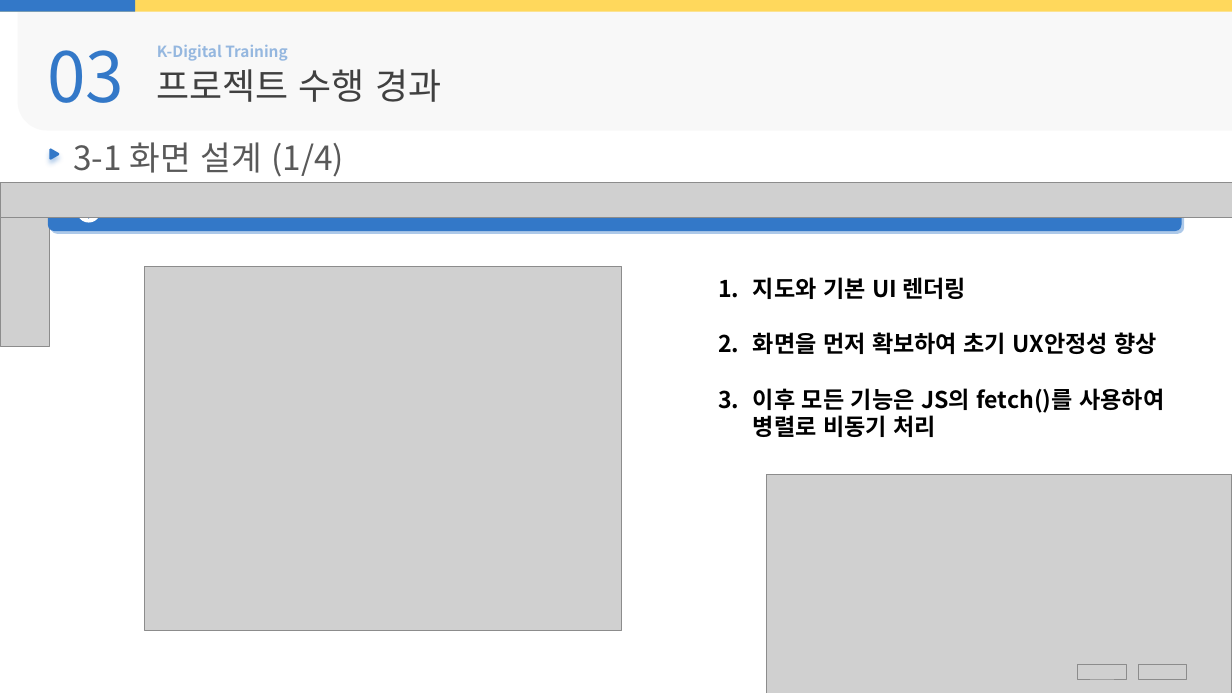
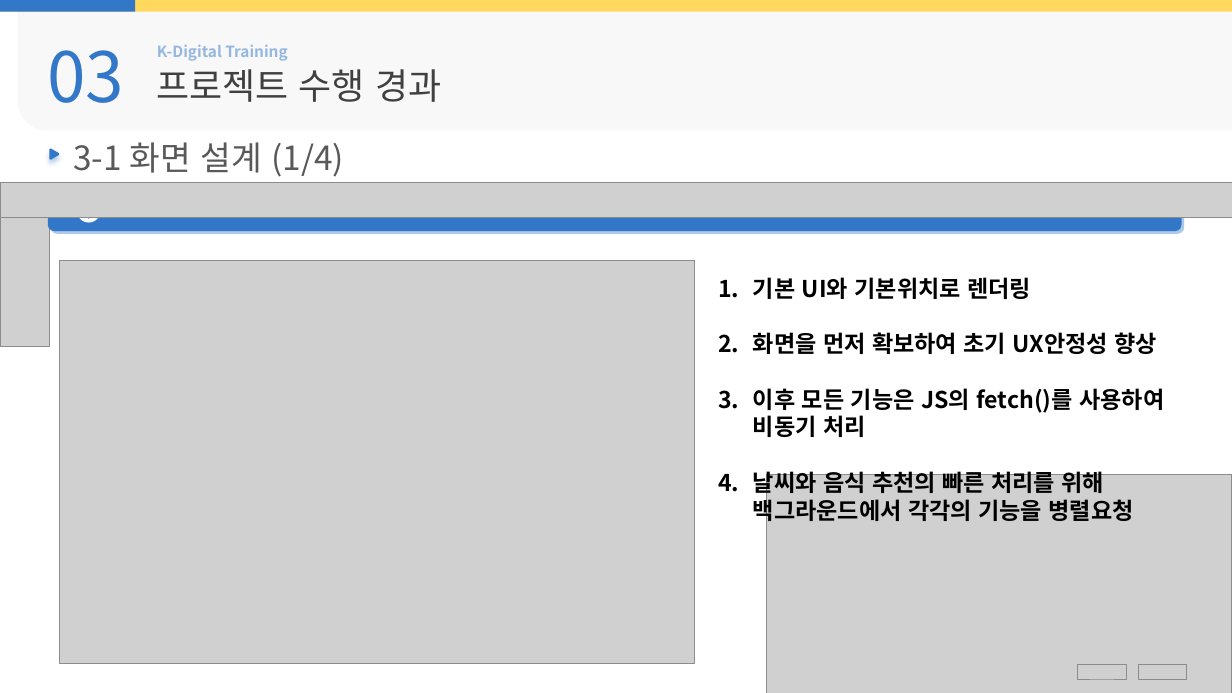
Before and after one commit to Hiddle00/project2_weather, a slide deck: slide 21 of 최종발표/05.D팀_최종발표.pptx (slide 20 before the commit). Drawn at 1232x693 pixels with LibreOffice and Linux fonts; fonts in the diff are those of the drawing; grey boxes stand for pictures; background and template pictures are left out. Boxes give left, top, right and bottom in pixels: in the first picture for what was removed or moved away, otherwise in the second. Text is boxed around its words. In the diff, an @@ line names an element or a change of style, - is before the commit and + after.

```diff
--- a/최종발표/05.D팀_최종발표.pptx
+++ b/최종발표/05.D팀_최종발표.pptx
@@ picture: place and size @@
-picture at [145,266,622,630]
+picture at [59,261,695,664]
@@ text at [753,277,1031,299]: text changed @@
-1. 지도와 기본 UI 렌더링
+1. 기본 UI와 기본위치로 렌더링
@@ text at [753,388,1164,524]: text changed @@
-3. 이후 모든 기능은 JS의 fetch()를 사용하여 병렬로 비동기 처리
+3. 이후 모든 기능은 JS의 fetch()를 사용하여 비동기 처리
+4. 날씨와 음식 추천의 빠른 처리를 위해 백그라운드에서 각각의 기능을 병렬요청
```
Also in this commit, not shown: 16 other slides changed, 9 other files.
